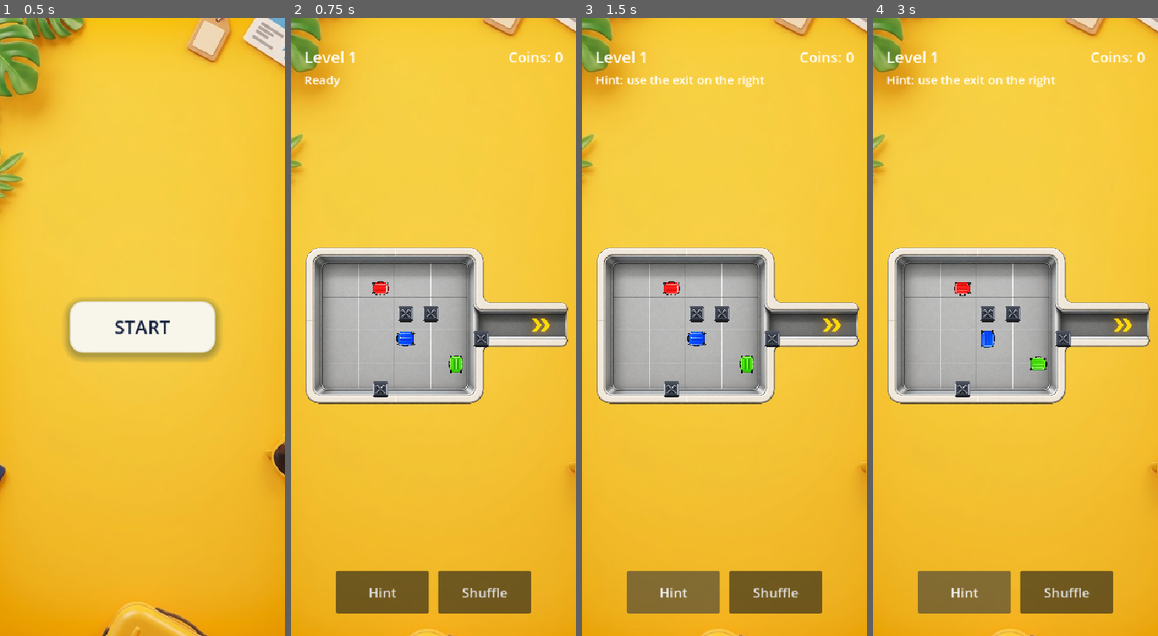
Above: before the commit, frames 1-4 (left to right).
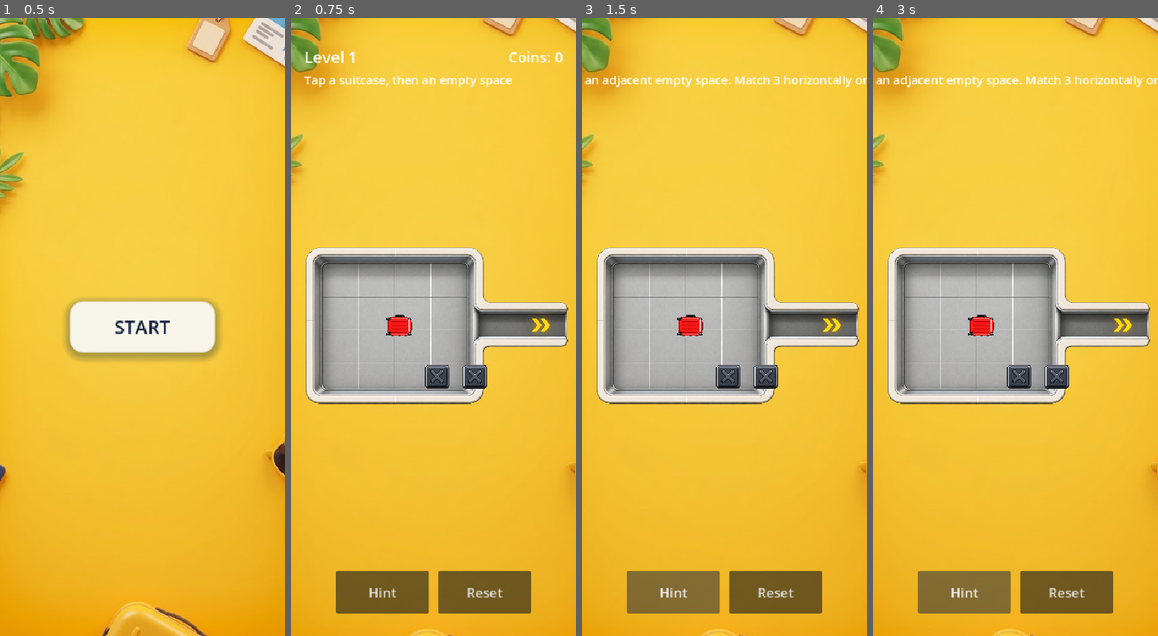
Above: after the commit, the same moments.

Repository: monetbee/luggage-jam
Game: Godot game, scene res://scenes/main_menu.tscn
The game is run twice, just before and just after one commit, with the same random seed, the same clock (stepped at 60 frames per second) and the same inputs.
Inputs:
- Up to frame 1 (0.5 s): no input
- Up to frame 2 (0.75 s): click "START" at 0.5 s
- Up to frame 3 (1.5 s): click "Hint" at 1.25 s
- Up to frame 4 (3 s): click "Shuffle" (after the commit: "Reset") at 2 s; click "Hint" at 2.75 s

Frame 1 is identical in both runs. In frame 2, 2.5% of the frame differs, in the area x 4-78%, y 9-94%; in frame 3, 3.0%, in the area x 0-100%, y 5-94%; in frame 4, 3.0%.

Commit message:
Replace directional escape rules with grid match-3 movement

Diff:
--- a/scripts/game.gd
+++ b/scripts/game.gd
@@ -3,10 +3,12 @@
 const LUGGAGE_SCENE: PackedScene = preload("res://scenes/luggage.tscn")
 const WALL_TEXTURE: Texture2D = preload("res://assets/x_clear.png")
 
-# Logical play area that matches the inside of tray_01.
-# Everything on the board is positioned inside this rectangle.
-const PLAYABLE_SIZE: float = 228.0
-const EXIT_ROWS: Array[int] = [2, 3]
+# New core rules: a 4 x 3 tray, one-cell orthogonal movement into empty cells,
+# and horizontal/vertical matches of 3 or more identical colors.
+const BOARD_ROWS: int = 3
+const BOARD_COLS: int = 4
+const MATCH_LENGTH: int = 3
+const PLAYABLE_SIZE: Vector2 = Vector2(228.0, 228.0)
 const DEBUG_BOARD: bool = false
 
 @onready var board: Node2D = $Board
@@ -15,15 +17,16 @@
 @onready var coins_label: Label = $HUD/MarginContainer/VBoxContainer/TopBar/CoinsLabel
 @onready var status_label: Label = $HUD/MarginContainer/VBoxContainer/StatusLabel
 @onready var hint_button: Button = $HUD/MarginContainer/VBoxContainer/BottomBar/HintButton
-@onready var shuffle_button: Button = $HUD/MarginContainer/VBoxContainer/BottomBar/ShuffleButton
+@onready var reset_button: Button = $HUD/MarginContainer/VBoxContainer/BottomBar/ShuffleButton
 
 var level_number: int = 1
 var level_data: Dictionary = {}
 var walls: Dictionary = {}
+var grid: Dictionary = {}
 var luggages: Array[Luggage] = []
 var save_data: Dictionary = {}
-var collected_count: int = 0
-var cell_size: float = 38.0
+var selected_luggage: Luggage = null
+var cell_size: Vector2 = Vector2.ZERO
 
 
 func _ready() -> void:
@@ -31,12 +34,12 @@
 	_configure_visuals()
 	load_level(level_number)
 	hint_button.pressed.connect(_on_hint_pressed)
-	shuffle_button.pressed.connect(_on_shuffle_pressed)
+	reset_button.pressed.connect(_on_reset_pressed)
 
 
 func _configure_visuals() -> void:
-	# tray_01 already contains the visual exit, so scale the complete tray as one asset.
 	_fit_sprite_to_width(tray, 430.0)
+	reset_button.text = "Reset"
 
 
 func _fit_sprite_to_width(sprite: Sprite2D, target_width: float) -> void:
@@ -62,28 +65,31 @@
 
 
 func load_level(level_id: int) -> void:
+	_clear_selection()
 	level_number = level_id
 	level_data = LevelManager.load_level(level_id)
 	level_label.text = "Level %d" % level_id
 	coins_label.text = "Coins: %d" % int(save_data.get("coins", 0))
-	status_label.text = "Ready"
-	collected_count = 0
+	status_label.text = "Tap a suitcase, then an empty space"
+
 	walls.clear()
+	grid.clear()
 	luggages.clear()
 	for child: Node in board.get_children():
 		child.queue_free()
 
-	var board_size: int = int(level_data.get("size", 6))
-	cell_size = PLAYABLE_SIZE / float(board_size)
-
-	# Optional debug overlay. Normally invisible; enable DEBUG_BOARD when aligning artwork.
+	cell_size = Vector2(
+		PLAYABLE_SIZE.x / float(BOARD_COLS),
+		PLAYABLE_SIZE.y / float(BOARD_ROWS)
+	)
+
 	if DEBUG_BOARD:
-		_create_debug_grid(board_size)
+		_create_debug_grid()
 
 	for wall: Dictionary in level_data.get("walls", []):
 		var wall_row: int = int(wall.get("row", 0))
 		var wall_col: int = int(wall.get("col", 0))
-		if not _is_inside_board(wall_row, wall_col, board_size):
+		if not _is_inside_board(wall_row, wall_col):
 			continue
 		walls[Vector2i(wall_row, wall_col)] = true
 		_create_wall_visual(wall_row, wall_col)
@@ -92,119 +98,245 @@
 		var luggage: Luggage = LUGGAGE_SCENE.instantiate() as Luggage
 		if luggage == null:
 			continue
+
 		luggage.row = int(luggage_data.get("row", 0))
 		luggage.col = int(luggage_data.get("col", 0))
-		if not _is_inside_board(luggage.row, luggage.col, board_size):
+		if not _is_inside_board(luggage.row, luggage.col):
 			luggage.queue_free()
 			continue
+
+		var cell := Vector2i(luggage.row, luggage.col)
+		if walls.has(cell) or grid.has(cell):
+			luggage.queue_free()
+			continue
+
 		luggage.color = String(luggage_data.get("color", "red"))
-		luggage.direction = String(luggage_data.get("direction", "right"))
 		luggage.position = board_position_for(luggage.row, luggage.col)
-		# Scale the whole Area2D so the image and hitbox both stay inside one cell.
-		var luggage_scale: float = (cell_size * 0.78) / 44.0
+
+		# Keep the whole suitcase comfortably inside its rectangular grid cell.
+		var visual_target: float = minf(cell_size.x, cell_size.y) * 0.82
+		var luggage_scale: float = visual_target / 44.0
 		luggage.scale = Vector2(luggage_scale, luggage_scale)
 		luggage.pressed.connect(_on_luggage_pressed)
+
 		board.add_child(luggage)
 		luggages.append(luggage)
-
-
-func _create_debug_grid(board_size: int) -> void:
-	for row: int in range(board_size):
-		for col: int in range(board_size):
-			var tile_node: ColorRect = ColorRect.new()
+		grid[cell] = luggage
+
+
+func _create_debug_grid() -> void:
+	for row: int in range(BOARD_ROWS):
+		for col: int in range(BOARD_COLS):
+			var tile_node := ColorRect.new()
 			tile_node.mouse_filter = Control.MOUSE_FILTER_IGNORE
 			tile_node.color = Color(0.2, 0.8, 1.0, 0.12)
-			tile_node.size = Vector2(cell_size - 1.0, cell_size - 1.0)
-			tile_node.position = board_position_for(row, col) - Vector2(tile_node.size.x * 0.5, tile_node.size.y * 0.5)
+			tile_node.size = Vector2(cell_size.x - 1.0, cell_size.y - 1.0)
+			tile_node.position = board_position_for(row, col) - tile_node.size * 0.5
 			board.add_child(tile_node)
 
 
 func _create_wall_visual(row: int, col: int) -> void:
-	var wall_node: Sprite2D = Sprite2D.new()
+	var wall_node := Sprite2D.new()
 	wall_node.texture = WALL_TEXTURE
 	wall_node.position = board_position_for(row, col)
 	wall_node.centered = true
-	_fit_sprite_to_cell(wall_node, cell_size * 0.78)
+	_fit_sprite_to_cell(wall_node, minf(cell_size.x, cell_size.y) * 0.78)
 	board.add_child(wall_node)
 
 
 func board_position_for(row: int, col: int) -> Vector2:
 	return Vector2(
-		col * cell_size + cell_size * 0.5,
-		row * cell_size + cell_size * 0.5
+		col * cell_size.x + cell_size.x * 0.5,
+		row * cell_size.y + cell_size.y * 0.5
 	)
 
 
-func _is_inside_board(row: int, col: int, board_size: int) -> bool:
-	return row >= 0 and row < board_size and col >= 0 and col < board_size
-
-
-func _can_exit(row: int, col: int, direction_vector: Vector2i, board_size: int) -> bool:
-	# The artwork has a single opening on the right side. Only cells aligned with
-	# that opening can leave the tray; every other edge behaves like a wall.
-	return direction_vector == Vector2i(0, 1) and col == board_size - 1 and EXIT_ROWS.has(row)
+func _is_inside_board(row: int, col: int) -> bool:
+	return row >= 0 and row < BOARD_ROWS and col >= 0 and col < BOARD_COLS
 
 
 func _on_luggage_pressed(luggage: Luggage) -> void:
-	if luggage.collected:
-		return
-
-	var direction_vector: Vector2i = luggage.direction_to_grid_vector(luggage.direction)
-	var board_size: int = int(level_data.get("size", 6))
-	var moved: bool = false
-
-	while true:
-		var next_row: int = luggage.row + direction_vector.x
-		var next_col: int = luggage.col + direction_vector.y
-
-		if not _is_inside_board(next_row, next_col, board_size):
-			if _can_exit(luggage.row, luggage.col, direction_vector, board_size):
-				collect_luggage(luggage)
-			else:
-				status_label.text = "Blocked" if not moved else "Moved"
-			return
-
-		var next_cell: Vector2i = Vector2i(next_row, next_col)
-		if walls.has(next_cell) or has_luggage_at(next_row, next_col):
-			status_label.text = "Blocked" if not moved else "Moved"
-			return
-
-		luggage.row = next_row
-		luggage.col = next_col
-		luggage.position = board_position_for(luggage.row, luggage.col)
-		moved = true
-
-
-func has_luggage_at(row: int, col: int) -> bool:
-	for luggage: Luggage in luggages:
-		if luggage.collected:
-			continue
-		if luggage.row == row and luggage.col == col:
-			return true
-	return false
-
-
-func collect_luggage(luggage: Luggage) -> void:
-	luggage.collected = true
-	luggage.visible = false
-	collected_count += 1
-	status_label.text = "Luggage collected"
-	if collected_count >= luggages.size():
+	if luggage == null or luggage.collected:
+		return
+
+	# Clicking the selected suitcase again cancels selection.
+	if selected_luggage == luggage:
+		_clear_selection()
+		status_label.text = "Selection cancelled"
+	else:
+		_clear_selection()
+		selected_luggage = luggage
+		selected_luggage.set_selected(true)
+		status_label.text = "Choose an adjacent empty space"
+
+	get_viewport().set_input_as_handled()
+
+
+func _unhandled_input(event: InputEvent) -> void:
+	if selected_luggage == null:
+		return
+
+	var screen_position := Vector2.ZERO
+	var should_try_move := false
+
+	if event is InputEventMouseButton:
+		var mouse_event := event as InputEventMouseButton
+		if mouse_event.pressed and mouse_event.button_index == MOUSE_BUTTON_LEFT:
+			screen_position = mouse_event.position
+			should_try_move = true
+	elif event is InputEventScreenTouch:
+		var touch_event := event as InputEventScreenTouch
+		if touch_event.pressed:
+			screen_position = touch_event.position
+			should_try_move = true
+
+	if not should_try_move:
+		return
+
+	var target_cell := _screen_position_to_cell(screen_position)
+	if target_cell == Vector2i(-1, -1):
+		status_label.text = "Choose a space inside the tray"
+		return
+
+	_try_move_selected_to(target_cell.x, target_cell.y)
+
+
+func _screen_position_to_cell(screen_position: Vector2) -> Vector2i:
+	var local_position: Vector2 = board.to_local(screen_position)
+	if local_position.x < 0.0 or local_position.y < 0.0:
+		return Vector2i(-1, -1)
+	if local_position.x >= PLAYABLE_SIZE.x or local_position.y >= PLAYABLE_SIZE.y:
+		return Vector2i(-1, -1)
+
+	var col: int = int(floor(local_position.x / cell_size.x))
+	var row: int = int(floor(local_position.y / cell_size.y))
+	if not _is_inside_board(row, col):
+		return Vector2i(-1, -1)
+	return Vector2i(row, col)
+
+
+func _try_move_selected_to(target_row: int, target_col: int) -> void:
+	if selected_luggage == null:
+		return
+
+	var luggage := selected_luggage
+	var from_cell := Vector2i(luggage.row, luggage.col)
+	var target_cell := Vector2i(target_row, target_col)
+
+	if not _is_inside_board(target_row, target_col):
+		status_label.text = "That space is outside the tray"
+		return
+	if walls.has(target_cell):
+		status_label.text = "That space is blocked"
+		return
+	if grid.has(target_cell):
+		status_label.text = "That space is occupied"
+		return
+	if not _cells_are_adjacent(from_cell, target_cell):
+		status_label.text = "Move only one space up, down, left, or right"
+		return
+
+	grid.erase(from_cell)
+	grid[target_cell] = luggage
+	luggage.row = target_row
+	luggage.col = target_col
+	luggage.position = board_position_for(target_row, target_col)
+
+	_clear_selection()
+	_resolve_matches_after_move()
+
+
+func _cells_are_adjacent(a: Vector2i, b: Vector2i) -> bool:
+	return absi(a.x - b.x) + absi(a.y - b.y) == 1
+
+
+func _resolve_matches_after_move() -> void:
+	var matches := _find_matches()
+	if matches.is_empty():
+		status_label.text = "Moved — make 3 in a row"
+		return
+
+	for luggage: Luggage in matches:
+		var cell := Vector2i(luggage.row, luggage.col)
+		grid.erase(cell)
+		luggages.erase(luggage)
+		luggage.collected = true
+		luggage.visible = false
+		luggage.queue_free()
+
+	status_label.text = "MATCH! %d suitcases cleared" % matches.size()
+	if luggages.is_empty():
 		_on_level_cleared()
 
 
+func _find_matches() -> Array[Luggage]:
+	var matches: Array[Luggage] = []
+
+	# Horizontal runs.
+	for row: int in range(BOARD_ROWS):
+		var col: int = 0
+		while col < BOARD_COLS:
+			var first := grid.get(Vector2i(row, col), null) as Luggage
+			if first == null:
+				col += 1
+				continue
+
+			var run: Array[Luggage] = [first]
+			var next_col: int = col + 1
+			while next_col < BOARD_COLS:
+				var next_luggage := grid.get(Vector2i(row, next_col), null) as Luggage
+				if next_luggage == null or next_luggage.color != first.color:
+					break
+				run.append(next_luggage)
+				next_col += 1
+
+			if run.size() >= MATCH_LENGTH:
+				_add_unique_matches(matches, run)
+			col = next_col
+
+	# Vertical runs.
+	for col: int in range(BOARD_COLS):
+		var row: int = 0
+		while row < BOARD_ROWS:
+			var first := grid.get(Vector2i(row, col), null) as Luggage
+			if first == null:
+				row += 1
+				continue
+
+			var run: Array[Luggage] = [first]
+			var next_row: int = row + 1
+			while next_row < BOARD_ROWS:
+				var next_luggage := grid.get(Vector2i(next_row, col), null) as Luggage
+				if next_luggage == null or next_luggage.color != first.color:
+					break
+				run.append(next_luggage)
+				next_row += 1
+
+			if run.size() >= MATCH_LENGTH:
+				_add_unique_matches(matches, run)
+			row = next_row
+
+	return matches
+
+
+func _add_unique_matches(matches: Array[Luggage], run: Array[Luggage]) -> void:
+	for luggage: Luggage in run:
+		if luggage not in matches:
+			matches.append(luggage)
+
+
+func _clear_selection() -> void:
+	if selected_luggage != null and is_instance_valid(selected_luggage):
+		selected_luggage.set_selected(false)
+	selected_luggage = null
+
+
 func _on_hint_pressed() -> void:
-	status_label.text = "Hint: use the exit on the right"
-
-
-func _on_shuffle_pressed() -> void:
-	var directions: Array[String] = ["up", "down", "left", "right"]
-	for luggage: Luggage in luggages:
-		if luggage.collected:
-			continue
-		luggage.direction = directions[randi() % directions.size()]
-		luggage.refresh_direction()
-	status_label.text = "Board shuffled"
+	status_label.text = "Move into an adjacent empty space. Match 3 horizontally or vertically."
+
+
+func _on_reset_pressed() -> void:
+	load_level(level_number)
 
 
 func _on_level_cleared() -> void:
